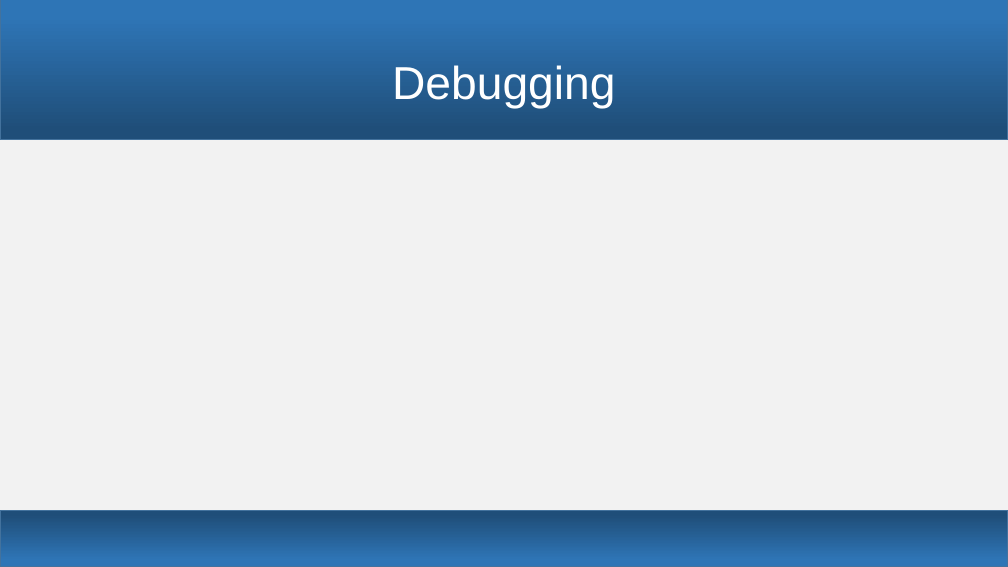
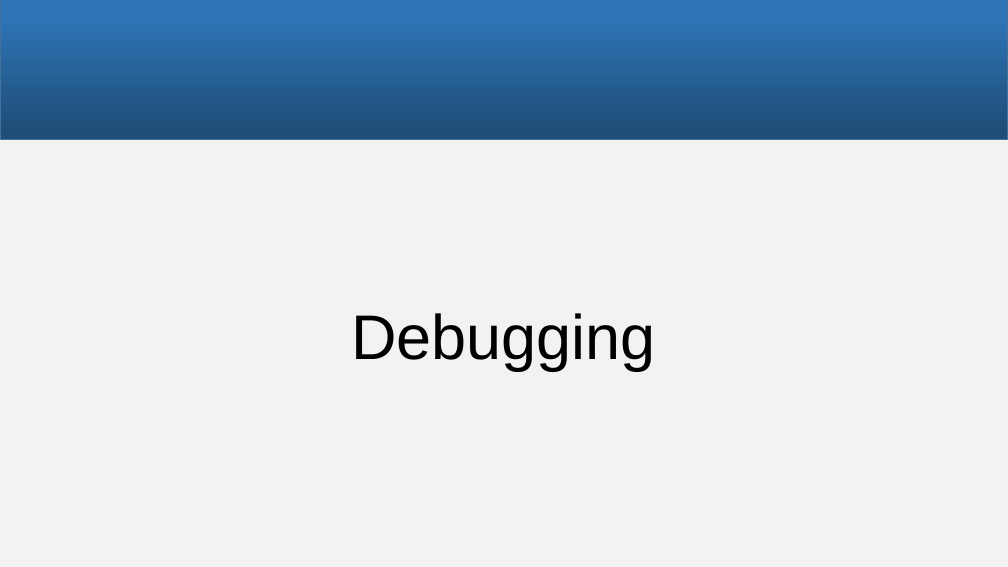
Before and after one commit to snobz/Seminar_BS_2017, a slide deck: slide 11 of Päsi/Seminar Betriebssysteme.pptx (slide 9 before the commit). Drawn at 1008x567 pixels with LibreOffice and Linux fonts; fonts in the diff are those of the drawing. Boxes give left, top, right and bottom in pixels: in the first picture for what was removed or moved away, otherwise in the second. Text is boxed around its words. In the diff, an @@ line names an element or a change of style, - is before the commit and + after.

```diff
--- a/Päsi/Seminar Betriebssysteme.pptx
+++ b/Päsi/Seminar Betriebssysteme.pptx
@@ title "Debugging" moved from (x1=392, y1=65, x2=615, y2=109) to (x1=351, y1=313, x2=656, y2=371) @@
@@ title "Debugging" at (x1=351, y1=313, x2=656, y2=371): size 44 to 60 pt, text colour #FFFFFF to #000000; vertical alignment middle to bottom @@
@@ rectangle removed at (x1=0, y1=511, x2=1008, y2=567) @@
```
Also in this commit, not shown: 8 other slides changed, 2 slides added, 2 other files.
